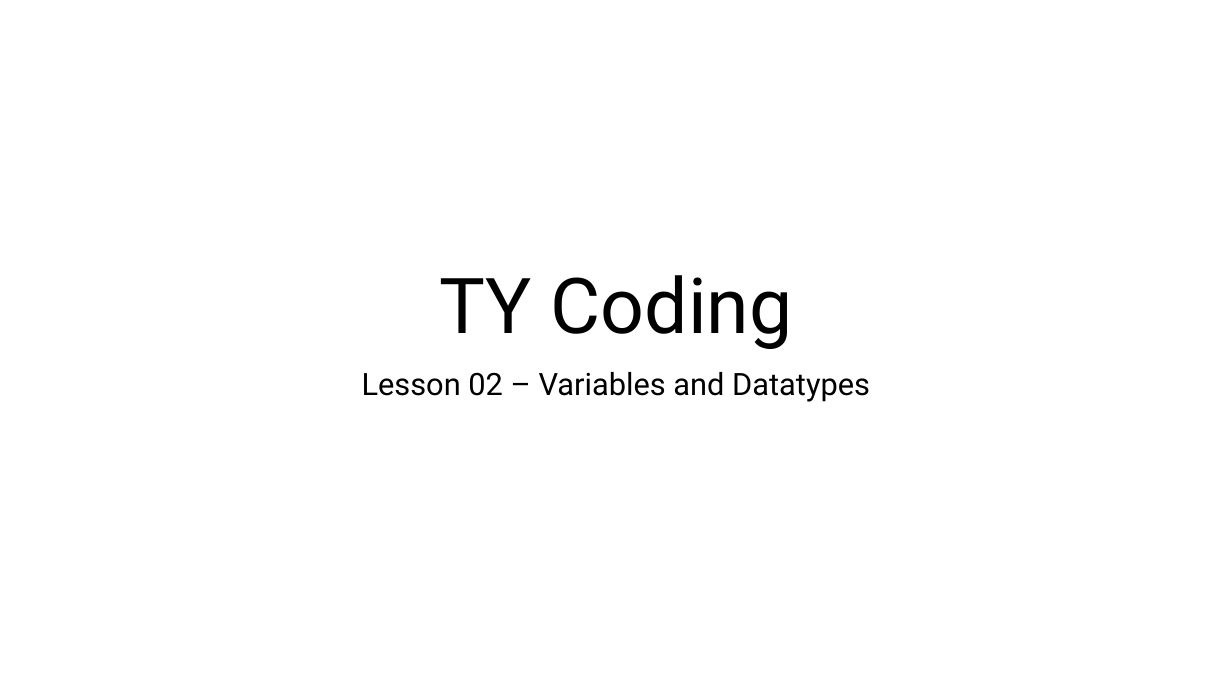
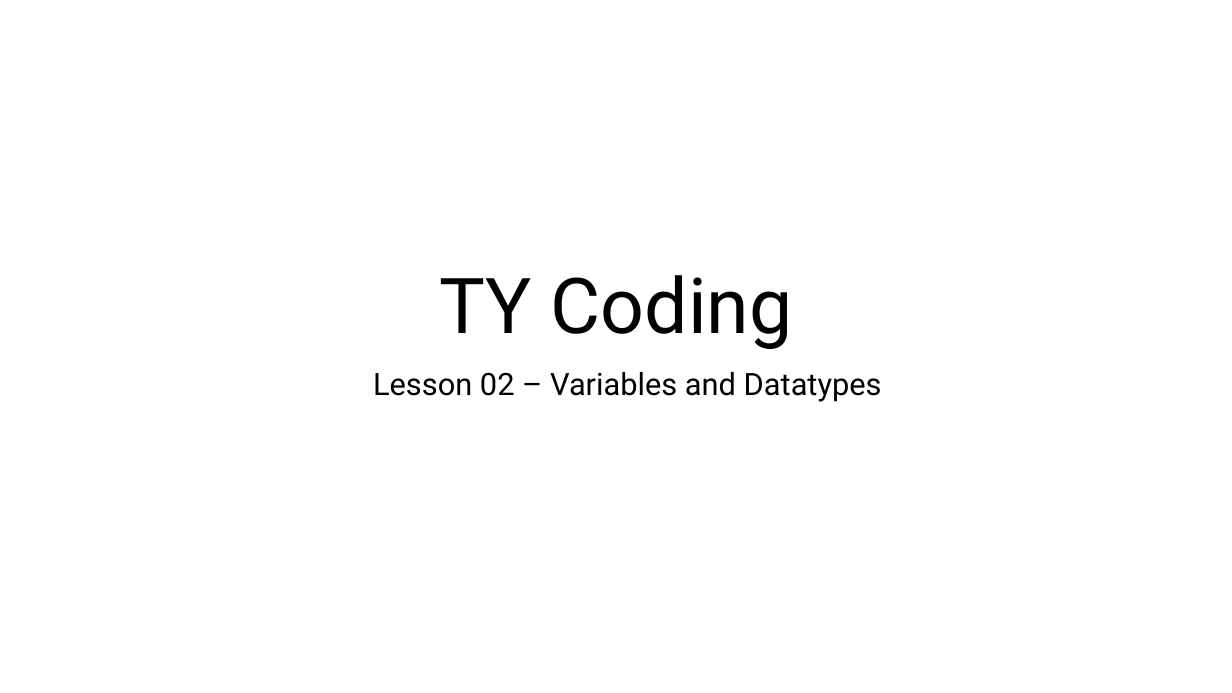
Before and after one commit to JFinnTeacher/TY-Introduction-to-Coding-with-Python, a slide deck: slide 1 of Lesson 02 - Datatypes and Variables/Teaching Resources/Lesson 02 Variables and Datatypes.pptx. Drawn at 1232x693 pixels with LibreOffice and Linux fonts; fonts in the diff are those of the drawing; background and template pictures are left out. Boxes give left, top, right and bottom in pixels: in the first picture for what was removed or moved away, otherwise in the second. Text is boxed around its words. In the diff, an @@ line names an element or a change of style, - is before the commit and + after.

Commit message:
Added lessons 2 and 3

```diff
--- a/Lesson 02 - Datatypes and Variables/Teaching Resources/Lesson 02 Variables and Datatypes.pptx
+++ b/Lesson 02 - Datatypes and Variables/Teaching Resources/Lesson 02 Variables and Datatypes.pptx
@@ subtitle "Lesson 02 – Variables and ..." at (x1=373, y1=372, x2=882, y2=402): indent changed @@
```
Also in this commit, not shown: 13 slides added, 17 other files.
